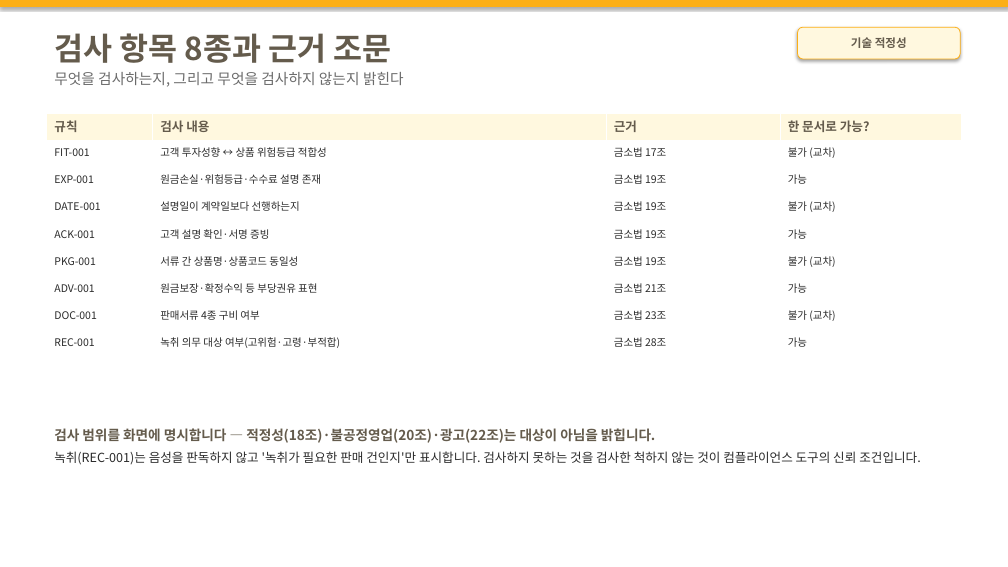
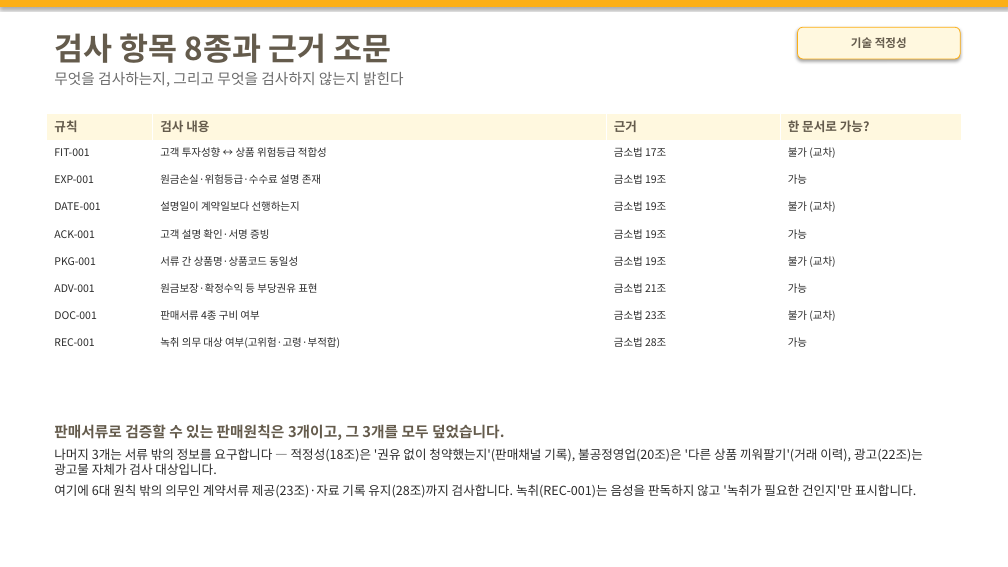
Before and after one commit to M0282/26KBAI_LW, a slide deck: slide 12 of docs/기술설명서_초안.pptx (slide 11 before the commit). Drawn at 1008x567 pixels with LibreOffice and Linux fonts; fonts in the diff are those of the drawing. Boxes give left, top, right and bottom in pixels: in the first picture for what was removed or moved away, otherwise in the second. Text is boxed around its words. In the diff, an @@ line names an element or a change of style, - is before the commit and + after.

```diff
--- a/docs/기술설명서_초안.pptx
+++ b/docs/기술설명서_초안.pptx
@@ text at [54,424,923,498]: text changed @@
-검사 범위를 화면에 명시합니다 — 적정성(18조)·불공정영업(20조)·광고(22조)는 대상이 아님을 밝힙니다.
-녹취(REC-001)는 음성을 판독하지 않고 '녹취가 필요한 판매 건인지'만 표시합니다. 검사하지 못하는 것을 검사한 척하지 않는 것이 컴플라이언스 도구의 신뢰 조건입니다.
+판매서류로 검증할 수 있는 판매원칙은 3개이고, 그 3개를 모두 덮었습니다.
+나머지 3개는 서류 밖의 정보를 요구합니다 — 적정성(18조)은 '권유 없이 청약했는지'(판매채널 기록), 불공정영업(20조)은 '다른 상품 끼워팔기'(거래 이력), 광고(22조)는 광고물 자체가 검사 대상입니다.
+여기에 6대 원칙 밖의 의무인 계약서류 제공(23조)·자료 기록 유지(28조)까지 검사합니다. 녹취(REC-001)는 음성을 판독하지 않고 '녹취가 필요한 건인지'만 표시합니다.
```
Also in this commit, not shown: 2 other slides changed, 2 slides added, 2 other files.
